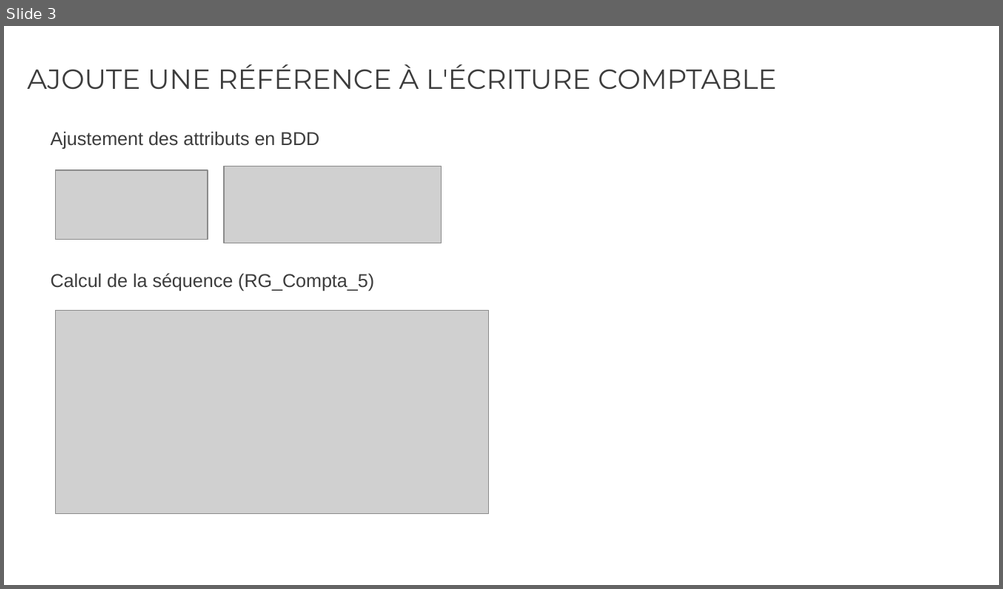
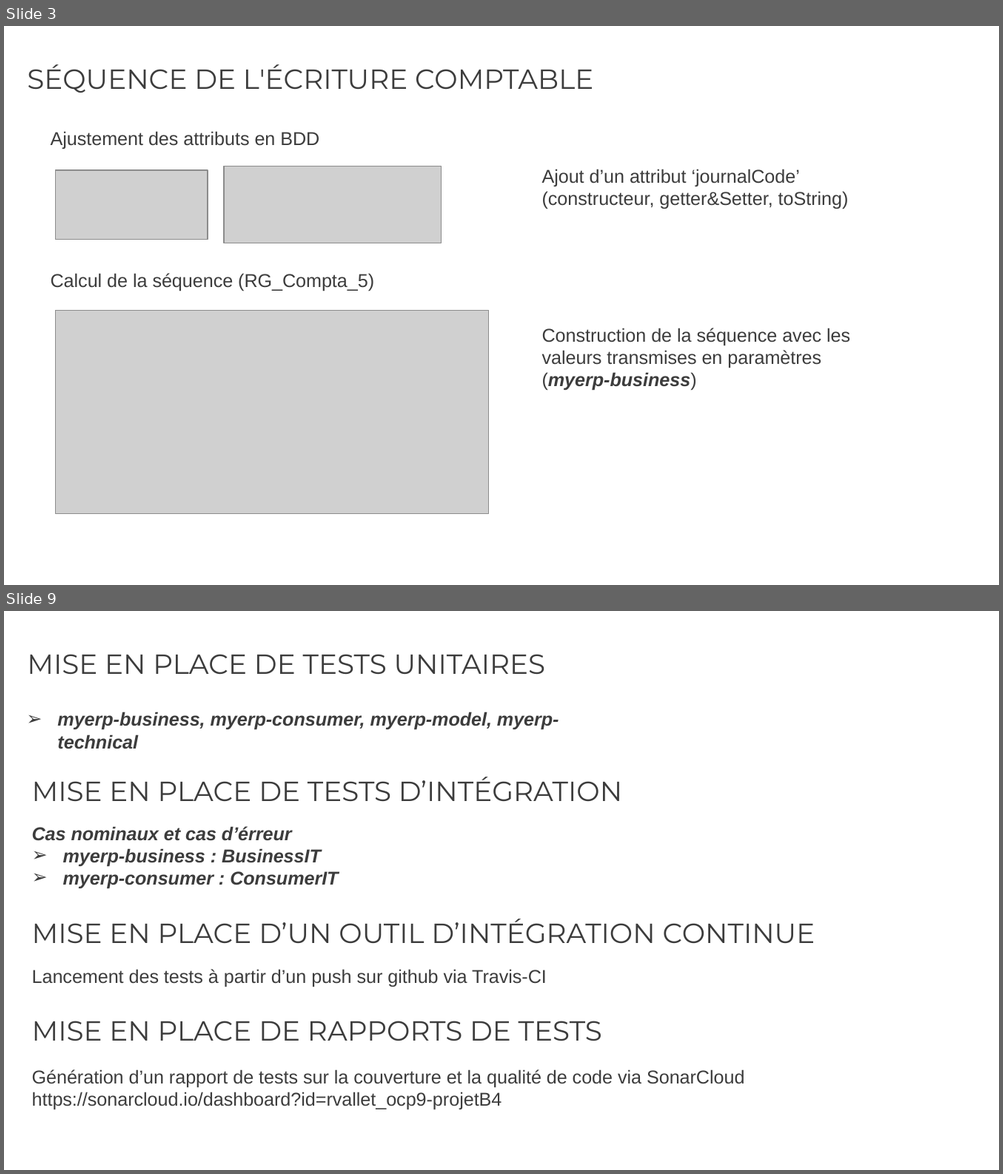
Before and after one commit to rvallet/ocp9-projetB4, a slide deck: doc/Présentation_OCP9_projetB4.pptx. Shown one above the other, each under a label of ours: slide 3 before the commit, slides 3 and 9 after it; the slides between them are not shown. The pictures are 1003x589 and 1003x1174 pixels, drawn with LibreOffice and Linux fonts; fonts in the diff are those of the drawing; grey boxes stand for pictures. Boxes give left, top, right and bottom in pixels: in the first picture for what was removed or moved away, otherwise in the second. Text is boxed around its words. In the diff, an @@ line names an element or a change of style, - is before the commit and + after.

Commit message:
update pptx and travis

```diff
--- a/doc/Présentation_OCP9_projetB4.pptx
+++ b/doc/Présentation_OCP9_projetB4.pptx
@@ slide 9 added at [4, 611, 999, 1170], background #FFFFFF @@
@@ title added at [27, 654, 546, 674], 20 pt, text #3C3C3C @@
+MISE EN PLACE DE TESTS UNITAIRES
@@ text added at [57, 712, 559, 749], 13.5 pt, text #3C3C3C, bold, italic @@
+➢ myerp-business, myerp-consumer, myerp-model, myerp-technical
@@ text added at [32, 777, 622, 801], 20 pt, text #3C3C3C @@
+MISE EN PLACE DE TESTS D’INTÉGRATION
@@ text added at [32, 826, 338, 889], 13.5 pt, text #3C3C3C, bold, italic @@
+Cas nominaux et cas d’érreur
+➢ myerp-business : BusinessIT
+➢ myerp-consumer : ConsumerIT
@@ text added at [32, 919, 815, 943], 20 pt, text #3C3C3C @@
+MISE EN PLACE D’UN OUTIL D’INTÉGRATION CONTINUE
@@ text added at [32, 969, 546, 988], 13.5 pt, text #3C3C3C @@
+Lancement des tests à partir d’un push sur github via Travis-CI
@@ text added at [32, 1021, 602, 1041], 20 pt, text #3C3C3C @@
+MISE EN PLACE DE RAPPORTS DE TESTS
@@ text added at [32, 1070, 744, 1111], 13.5 pt, text #3C3C3C @@
+Génération d’un rapport de tests sur la couverture et la qualité de code via SonarCloud
+https://sonarcloud.io/dashboard?id=rvallet_ocp9-projetB4
@@ slide 3 changed as well @@
@@ title at [27, 64, 593, 93]: text changed @@
-AJOUTE UNE RÉFÉRENCE À L'ÉCRITURE COMPTABLE
+SÉQUENCE DE L'ÉCRITURE COMPTABLE
@@ text added at [542, 169, 848, 209], 13.5 pt, text #3C3C3C @@
+Ajout d’un attribut ‘journalCode’ (constructeur, getter&Setter, toString)
@@ text added at [542, 328, 850, 391], 13.5 pt, text #3C3C3C @@
+Construction de la séquence avec les valeurs transmises en paramètres
+(myerp-business)
```
Also in this commit, not shown: 2 other slides changed, 5 other slides added, 2 slides removed, 3 other files.
